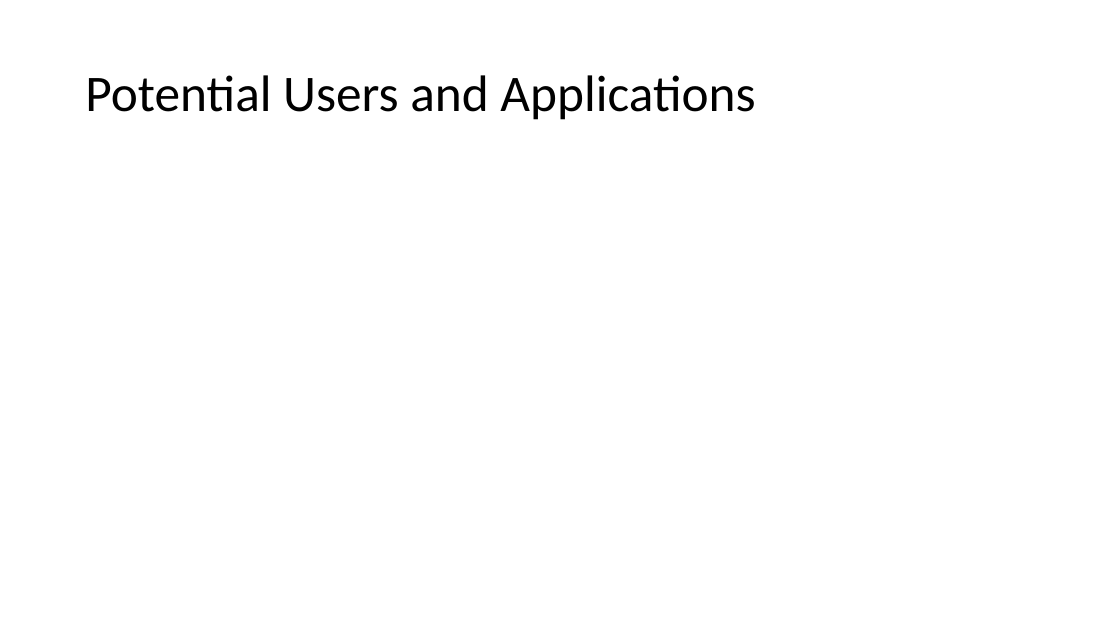
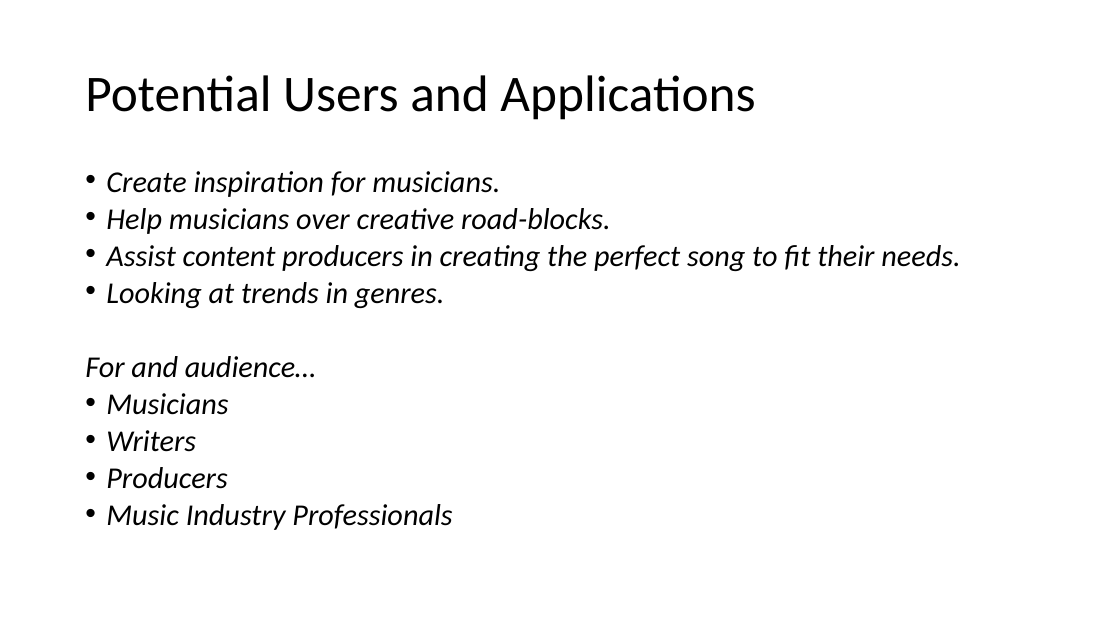
Before and after one commit to TrevorPawlewicz/DSCI-511-Course-Project, a slide deck: slide 3 of Presentation PowerPoint/Project-Presentation-Template.pptx. Drawn at 1120x630 pixels with LibreOffice and Linux fonts; fonts in the diff are those of the drawing. Boxes give left, top, right and bottom in pixels: in the first picture for what was removed or moved away, otherwise in the second. Text is boxed around its words. In the diff, an @@ line names an element or a change of style, - is before the commit and + after.

```diff
--- a/Presentation PowerPoint/Project-Presentation-Template.pptx
+++ b/Presentation PowerPoint/Project-Presentation-Template.pptx
@@ text added at (85,171,960,530), 25.9 pt, text #000000, italic @@
+• Create inspiration for musicians.
+• Help musicians over creative road-blocks.
+• Assist content producers in creating the perfect song to fit their needs.
+• Looking at trends in genres.
+For and audience…
+• Musicians
+• Writers
+• Producers
+• Music Industry Professionals
```
Also in this commit, not shown: 6 other slides changed.
